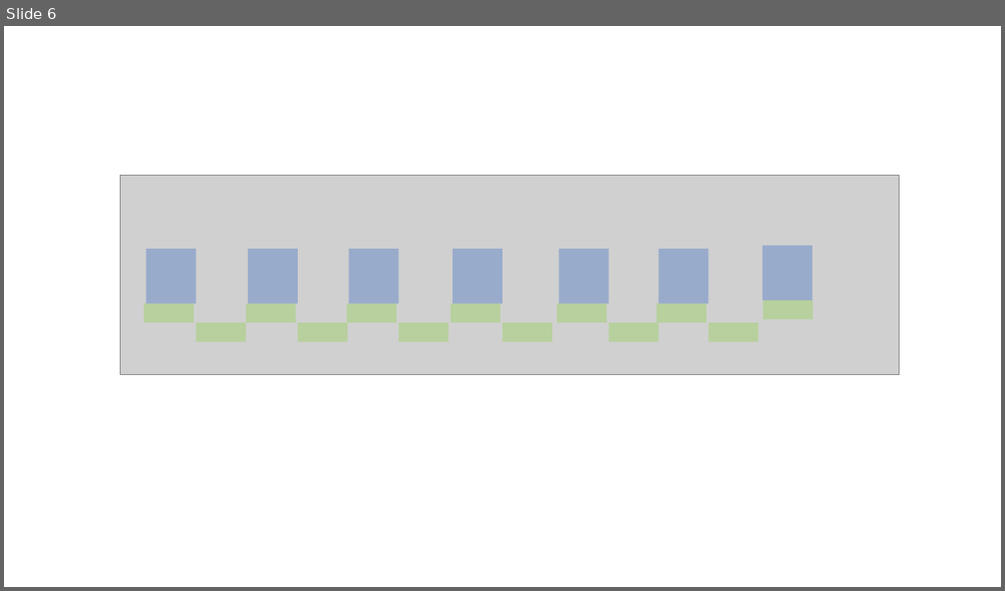
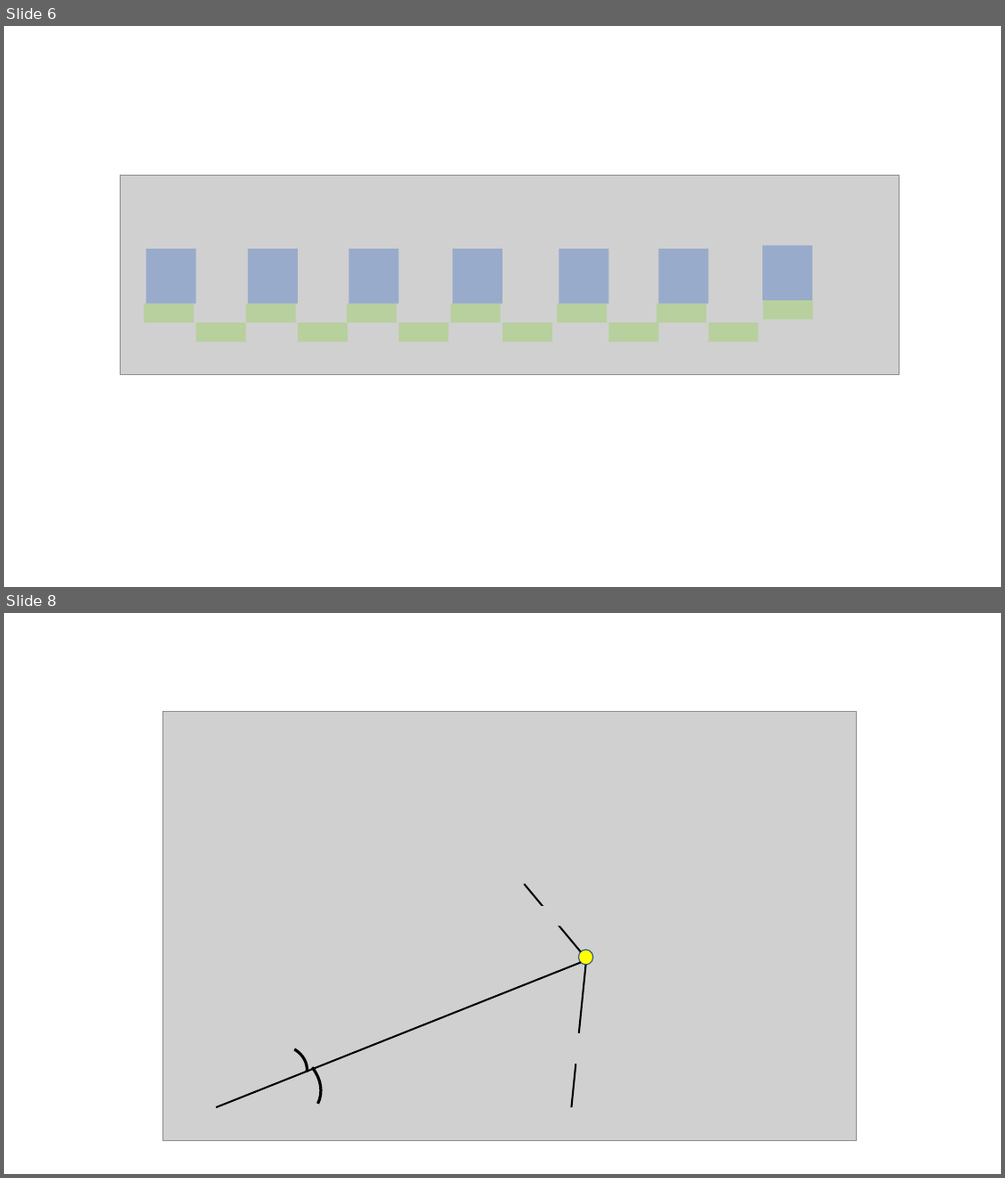
Before and after one commit to savchenko-physics/savchenko-physics.github.io, a slide deck: volunteer/Drawings.pptx. Shown one above the other, each under a label of ours: slide 6 before the commit, slides 6 and 8 after it; the slides between them are not shown. The pictures are 1005x591 and 1005x1178 pixels, drawn with LibreOffice and Linux fonts; fonts in the diff are those of the drawing; grey boxes stand for pictures. Boxes give left, top, right and bottom in pixels: in the first picture for what was removed or moved away, otherwise in the second. Text is boxed around its words. In the diff, an @@ line names an element or a change of style, - is before the commit and + after.

```diff
--- a/volunteer/Drawings.pptx
+++ b/volunteer/Drawings.pptx
@@ slide 8 added at [4, 613, 1001, 1174], background #FFFFFF @@
@@ line added from (198, 680) to (198, 680), #4472C4 0.5 pt @@
@@ picture added at [163, 712, 857, 1140] @@
@@ line added from (525, 884) to (581, 952), #000000 1.75 pt @@
@@ picture added at [531, 906, 553, 936] @@
@@ picture added at [550, 896, 572, 925] @@
@@ picture added at [653, 892, 696, 936] @@
@@ ellipse added at [578, 949, 592, 965], fill #FFFF00, outline #325491 1 pt @@
@@ line added from (217, 1107) to (581, 962), #000000 1.75 pt @@
@@ line added from (572, 1107) to (586, 965), #000000 1.75 pt @@
@@ arc (boxed as its full ellipse) added at [228, 1036, 333, 1135], outline #000000 2.75 pt @@
@@ picture added at [560, 1033, 582, 1063] @@
@@ picture added at [577, 1035, 599, 1064] @@
@@ arc (boxed as its full ellipse) added at [246, 1041, 310, 1096], outline #000000 2.75 pt @@
```
Also in this commit, not shown: 2 other slides added, 19 other files.
